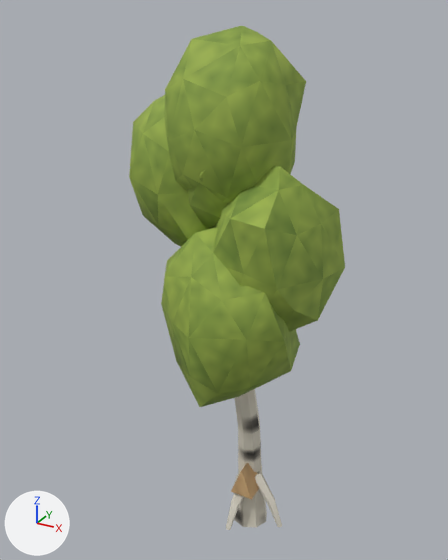
The FBX model Export/Meshes/Forest/SM_Tree_Birch_Small01.fbx as it was, and as the next commit left it.
One viewpoint serves both versions: a camera (50 mm lens) standing at (4.82, -10.06, 10.54) and looking at (-0.56, -0.27, 5.64). The lights are fixed; the arrows at lower left show +X, +Y and +Z. The older version comes first. Where no turn or scale is listed for an object, it has been applied to the vertices.

Names of what the first picture shows: 'SM_Tree_Birch_Small01'.
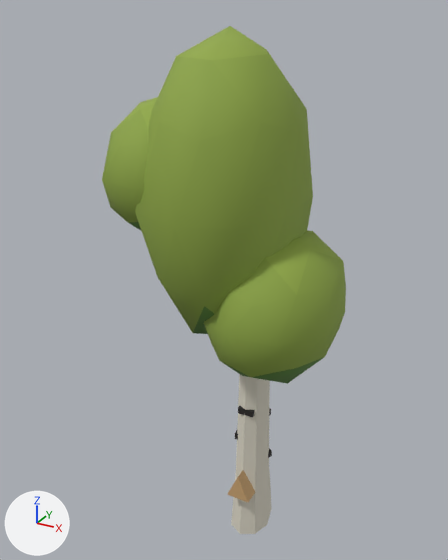
Location of each change, [x1, y1, x2, y2] in pixels of the pictures (448 x 560 px; the box of a moved part takes in the faces that stretch with it):
'SM_Tree_Birch_Small01', reshaped (13% wider): before [129, 26, 345, 530]; after [102, 26, 346, 534]
part 1 of me_sm_tree_birch_small01, moved or reshaped: before [231, 463, 259, 500]; after [227, 470, 255, 502]
part 2 of me_sm_tree_birch_small01, rebuilt: before [234, 389, 267, 528]; after [231, 374, 272, 534]
part 3 of me_sm_tree_birch_small01, rebuilt: before [164, 26, 306, 203]; after [135, 26, 313, 334]
part 4 of me_sm_tree_birch_small01, rebuilt: before [129, 95, 212, 247]; after [102, 97, 158, 230]
part 5 of me_sm_tree_birch_small01, rebuilt (14% shorter): before [161, 227, 300, 407]; after [204, 230, 346, 384]
part 6 of me_sm_tree_birch_small01, deleted (green): before [187, 166, 345, 530]
part 7 of me_sm_tree_birch_small01, reshaped (mostly hidden): after [235, 406, 272, 458]

Edits to the bpy script that builds the scene:
```text
Change me_sm_tree_birch_small01:
    used by ob_sm_tree_birch_small01; location = (0.0, 0.0, 0.0)
    remove me_sm_tree_birch_small01.from_pydata(...)  # 439 vertices, 677 faces; spans x -2.44..1.93, y -2.49..1.55, z -0.44..10.27
    add me_sm_tree_birch_small01.from_pydata(...)  # 228 vertices, 329 faces; spans x -2.44..1.93, y -2.49..1.55, z -0.44..10.27
    me_sm_tree_birch_small01 part 1: the loose piece of 6 vertices spanning x -0.26..0.26, y -0.51..-0.01, z 0.65..1.35 is scaled about its middle by (1.02, 1.25, 0.862), then moved by (0.0, -0.11, 0.01)
    me_sm_tree_birch_small01 part 2: the loose piece of 56 vertices spanning x -0.4..0.4, y -0.71..0.4, z -0.44..7.68 is rebuilt with 32 vertices and now spans x -0.44..0.43, y -0.55..0.72, z -0.44..8.26
    me_sm_tree_birch_small01 part 3: the loose piece of 42 vertices spanning x -1.31..0.95, y -1.67..0.61, z 6.91..10.27 is rebuilt with 42 vertices and now spans x -1.69..1.09, y -2.49..1.55, z 4.72..10.27
    me_sm_tree_birch_small01 part 4: the loose piece of 42 vertices spanning x -2.44..0.13, y -1.5..0.92, z 5.99..9.38 is rebuilt with 42 vertices and now spans x -2.44..-0.11, y -2.33..0.87, z 6.61..9.2
    me_sm_tree_birch_small01 part 5: the loose piece of 42 vertices spanning x -1.2..1.39, y -2.49..-0.06, z 3.89..7.16 is rebuilt with 42 vertices and now spans x -0.55..1.93, y -2.2..1.35, z 4.15..6.97
    me_sm_tree_birch_small01 part 6: 9 loose pieces with 236 vertices, spanning x -1.82..1.93, y -2.05..1.55, z -0.27..10.11, are deleted
    me_sm_tree_birch_small01 part 7
    15 vertices are removed from x -0.73..0.06, y -0.08..0.57, z -0.27..1.0
    16 faces are deleted
    36 vertices are added at x -0.36..0.29, y -0.4..0.64, z 0.85..4.53
    28 new vertices lie (0.0, 0.0, 0.14) away from vertices in x -0.36..0.29, y -0.4..0.64, z 0.85..4.53
    48 new faces join them
```
